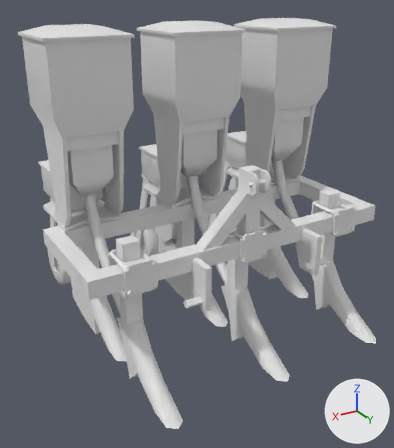
Two versions of the FBX model TheCoCe/TBS/Assets/Import/FarmEquipment/Seeder.fbx, one commit apart.
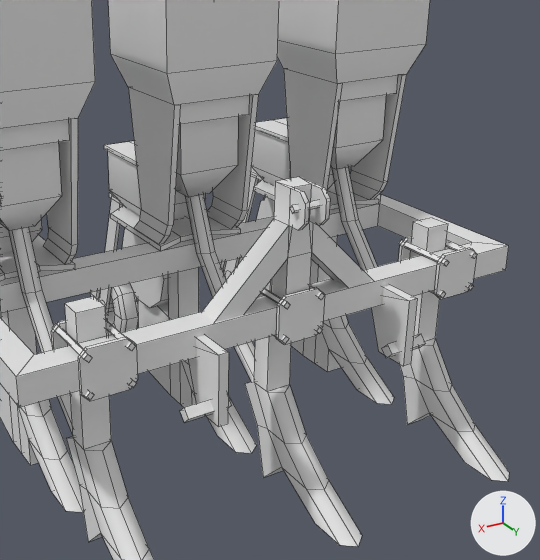
There are two pictures of each version: one whole from a 50 mm camera at (1.46, 2.02, 1.74) aimed at (0.05, -0.34, 0.56), one close up on the part from 20% to 100% of the width and 14% to 87% of the height. Lighting does not change. The marker at lower right points along +X, +Y and +Z. The close-ups show mesh edges as thin lines. Where no turn or scale is listed for an object, it has been applied to the vertices. Vertices at the same position are counted once.

Objects in the first close-up: 'Seeder'.
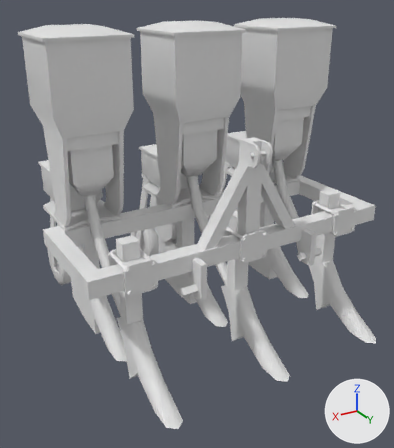
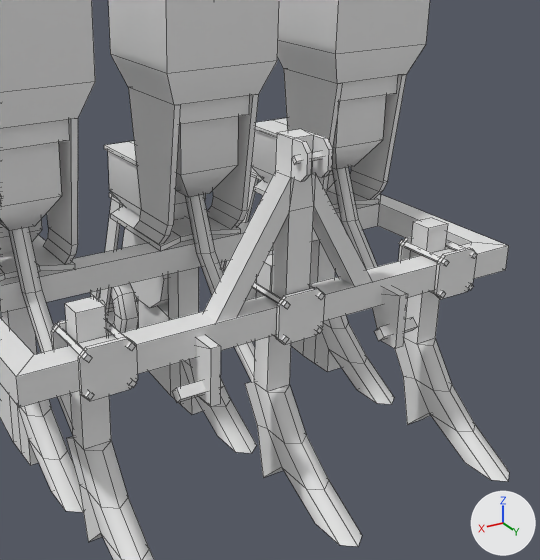
The newer file is also turned or shifted as a whole; pictures and numbers use the older file's frame.

Pixel boxes (x1, y1, x2, y2) of what changed, in the close-ups (540 x 560 px; the box of a moved part takes in the faces that stretch with it):
part 1 of me_seeder_001, moved or reshaped: before (290, 200, 320, 214); after (292, 152, 323, 165)
part 2 of me_seeder_001, moved or reshaped: before (382, 334, 426, 358); after (374, 317, 418, 341)
part 3 of me_seeder_001, moved or reshaped: before (180, 397, 232, 423); after (173, 377, 224, 403)
part 4 of me_seeder_001, moved or reshaped: before (201, 218, 289, 322); after (203, 171, 291, 322)
part 5 of me_seeder_001, moved or reshaped: before (196, 285, 417, 355); after (196, 285, 408, 349)
part 6 of me_seeder_001, moved or reshaped: before (218, 299, 417, 427); after (210, 294, 408, 407)
part 7 of me_seeder_001, moved or reshaped: before (188, 295, 409, 426); after (189, 294, 400, 406)
part 8 of me_seeder_001, moved or reshaped: before (272, 177, 346, 298); after (272, 129, 354, 298)
part 9 of me_seeder_001, moved or reshaped: before (312, 223, 373, 287); after (314, 175, 371, 285)

The change in detail:
me_seeder_001 has 1682 vertices, 1398 faces and spans x -0.84..0.84, y -1.29..0.43, z -0.01..1.59.
me_seeder_001 is used by ob_seeder; location (0.0, 0.0, 0.0).
me_seeder_001 part 1: the loose piece of 8 vertices spanning x -0.06..0.06, y 0.12..0.14, z 0.92..0.94 is moved by (0.0, 0.0, 0.13).
me_seeder_001 part 2: the loose piece of 8 vertices spanning x -0.42..-0.28, y 0.15..0.2, z 0.41..0.46 is moved by (0.0, -0.04, 0.04).
me_seeder_001 part 3: the loose piece of 8 vertices spanning x 0.28..0.42, y 0.15..0.2, z 0.41..0.46 is moved by (0.0, -0.04, 0.04).
me_seeder_001 part 4: all 2 vertices in x 0.33, y 0.03..0.1, z 0.59 are moved by (-0.03, 0.0, 0.0).
me_seeder_001 part 5: all 4 vertices in x -0.34..0.34, y 0.22, z 0.62 are moved by (0.0, -0.04, 0.0).
me_seeder_001 part 6: all 4 vertices in x -0.34..0.34, y 0.22, z 0.4 are moved by (0.0, -0.04, 0.04).
me_seeder_001 part 7: all 4 vertices in x -0.34..0.34, y 0.11, z 0.4 are moved by (0.0, 0.0, 0.04).
me_seeder_001 part 8: all 32 vertices in x -0.04..0.04, y 0.03..0.16, z 0.78..0.98 are moved by (0.0, 0.0, 0.13).
me_seeder_001 part 9: all 2 vertices in x -0.33, y 0.03..0.1, z 0.59 are moved by (0.03, 0.0, 0.0).
